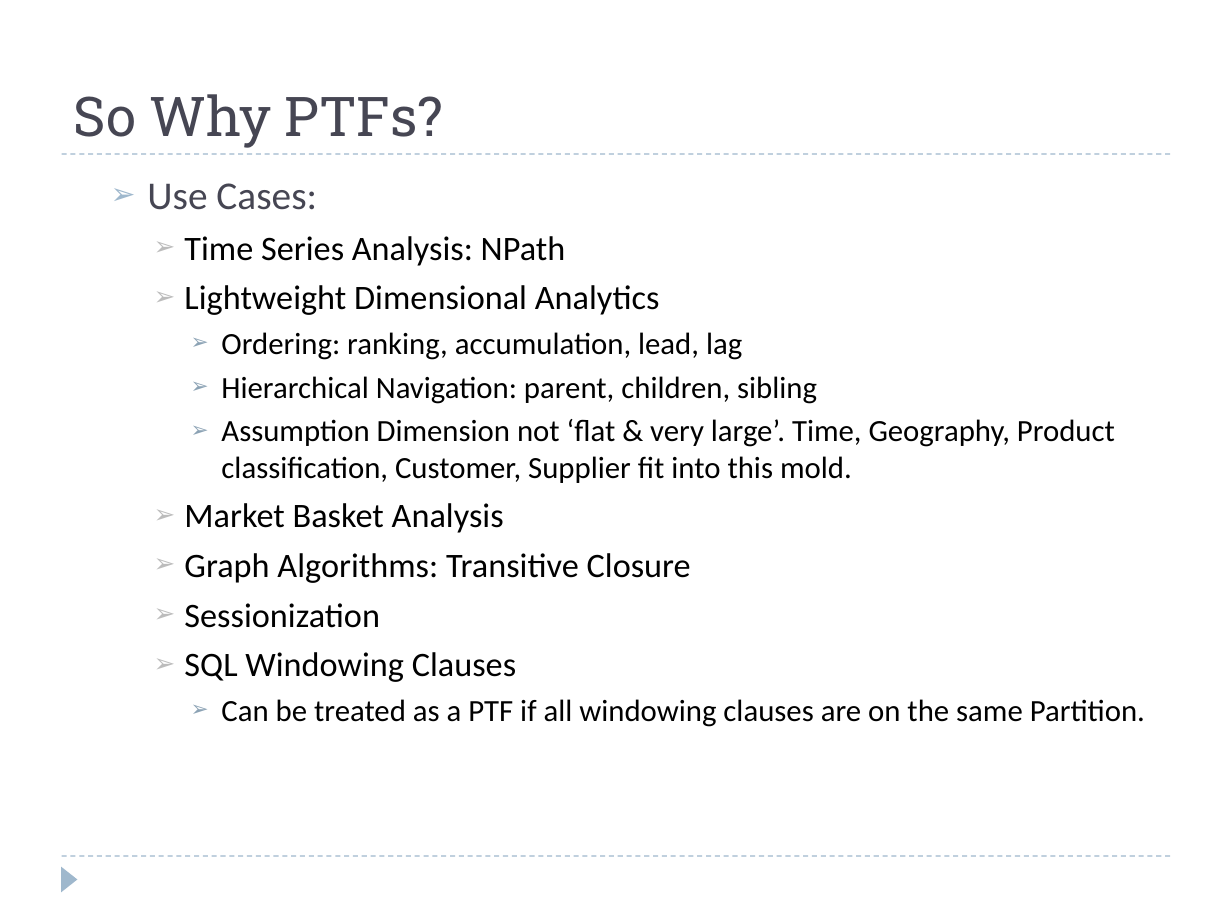
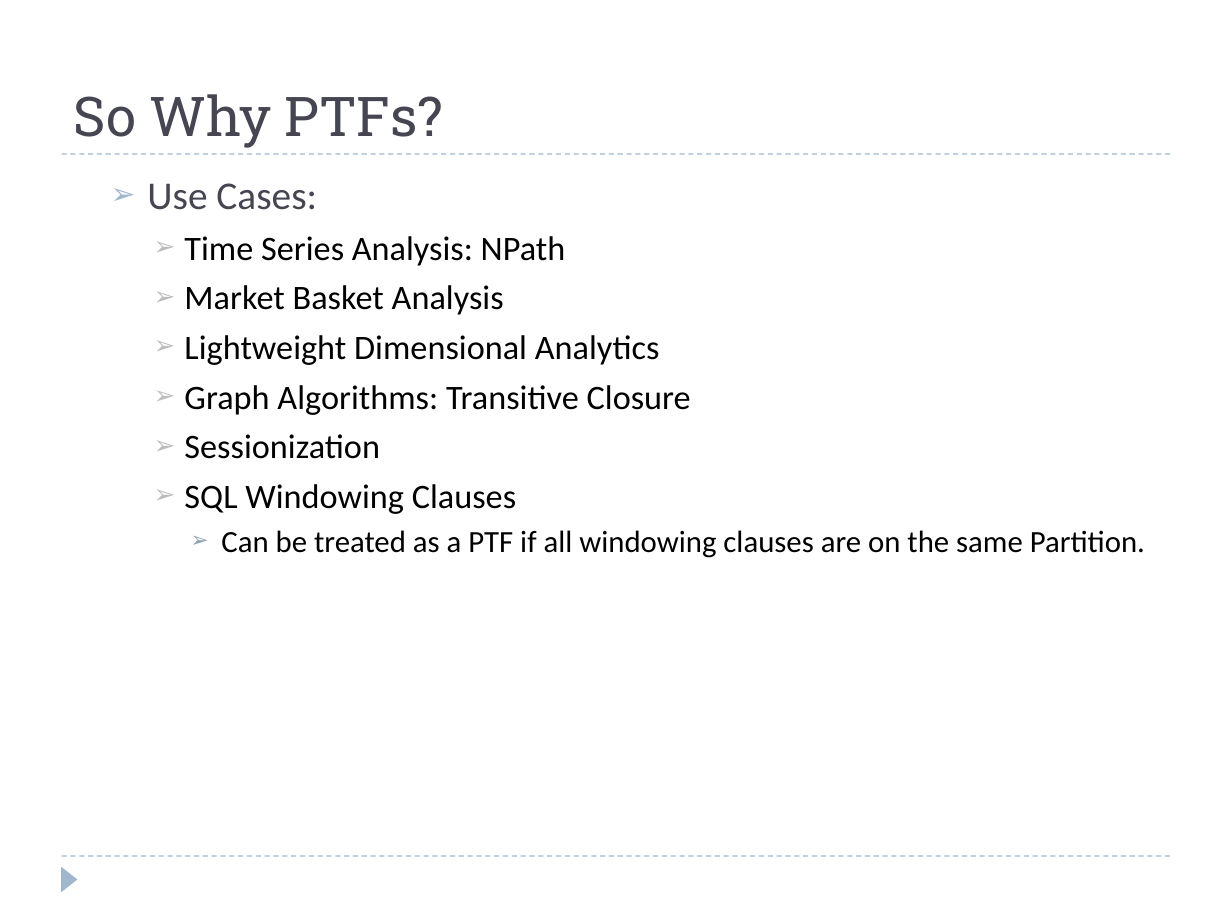
Before and after one commit to hbutani/SQLWindowing, a slide deck: slide 7 of docs/SQW.ppt. Drawn at 1232x924 pixels with LibreOffice and Linux fonts; fonts in the diff are those of the drawing. Boxes give left, top, right and bottom in pixels: in the first picture for what was removed or moved away, otherwise in the second. Text is boxed around its words. In the diff, an @@ line names an element or a change of style, - is before the commit and + after.

```diff
--- a/docs/SQW.ppt
+++ b/docs/SQW.ppt
@@ text at [184,285,504,315]: paragraph added @@
+    ➢ Market Basket Analysis
@@ text at [184,332,1115,533]: paragraphs removed @@
-      ➢ Ordering: ranking, accumulation, lead, lag
-      ➢ Hierarchical Navigation: parent, children, sibling
-      ➢ Assumption Dimension not ‘flat & very large’. Time, Geography, Product classification, Customer, Supplier fit into this mold.
-    ➢ Market Basket Analysis
```
Also in this commit, not shown: 14 other slides changed, 8 slides added, 6 slides removed.
